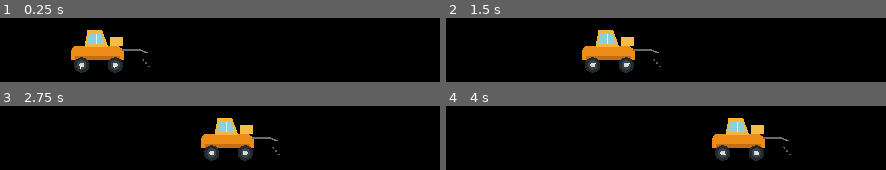
Above: before the commit, frames 1-4 (two rows, left to right).
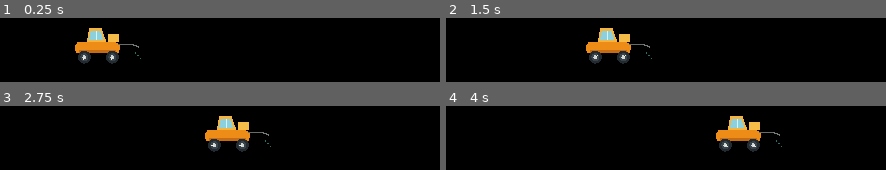
Above: after the commit, the same moments.

Repository: maillunex-lang/afktuman
Game: Godot game, scene res://scenes/main.tscn
The game is run twice, just before and just after one commit, with the same random seed, the same clock (stepped at 60 frames per second) and the same inputs.
Inputs:
- Up to frame 1 (0.25 s): no input
- Up to frame 2 (1.5 s): tap Enter at 0.5 s
- Up to frame 3 (2.75 s): no input
- Up to frame 4 (4 s): no input

The runs differ from the first frame. In frame 1, 4.6% of the frame differs, in the area x 16-35%, y 15-86%; in frame 2, 4.6%; in frame 3, 4.6%; in frame 4, 4.6%.

Commit message:
Scale sprayer down and overlap bottom Windows taskbar edge

Diff:
--- a/godot/scripts/overlay_demo.gd
+++ b/godot/scripts/overlay_demo.gd
@@ -3,10 +3,11 @@
 ## The overlay becomes click-through only after a separate, always-accessible control window exists.
 
 const SPEED := 52.0
-const SPRAYER_SCALE := 0.48
+const SPRAYER_SCALE := 0.40
 const WINDOW_WIDTH := 440
-const WINDOW_HEIGHT := 64
+const WINDOW_HEIGHT := 52
 const EDGE_MARGIN := 2
+const TASKBAR_OVERLAP := 14
 var last_usable_rect := Rect2i()
 var tractor_x := 30.0
 var direction := 1.0
@@ -57,8 +58,8 @@
     if not overlay_enabled:
         return
     var x := tractor_x
-    # Compact sprayer: wheel bottoms sit just 5-6 px above the taskbar.
-    var y := 36.0
+    # Wheels visually overlap the taskbar top by a few pixels.
+    var y := 30.0
     draw_set_transform(Vector2(x + 55.0, y), 0.0, Vector2(direction * SPRAYER_SCALE, SPRAYER_SCALE))
     # Rounded orange chassis, slimmer cabin, glass, tank and folding boom.
     draw_colored_polygon(PackedVector2Array([
@@ -95,10 +96,15 @@
         return
     last_usable_rect = usable
     var window := get_window()
-    # Anchor to the bottom-right of the usable area, not the monitor boundary.
-    # On non-bottom taskbars this means inside the usable desktop area.
+    # On a bottom-docked Windows taskbar, overlap its top edge slightly.
+    # Other taskbar placements remain inside the usable desktop area.
     var target_x := usable.position.x + maxi(0, usable.size.x - WINDOW_WIDTH - EDGE_MARGIN)
     var target_y := usable.position.y + maxi(0, usable.size.y - WINDOW_HEIGHT - EDGE_MARGIN)
+    var screen_rect := DisplayServer.screen_get_size(screen)
+    var screen_position := DisplayServer.screen_get_position(screen)
+    var bottom_taskbar := usable.end.y < screen_position.y + screen_rect.y
+    if bottom_taskbar:
+        target_y += TASKBAR_OVERLAP
     window.position = Vector2i(target_x, target_y)
 
 func _create_control_window() -> void:
